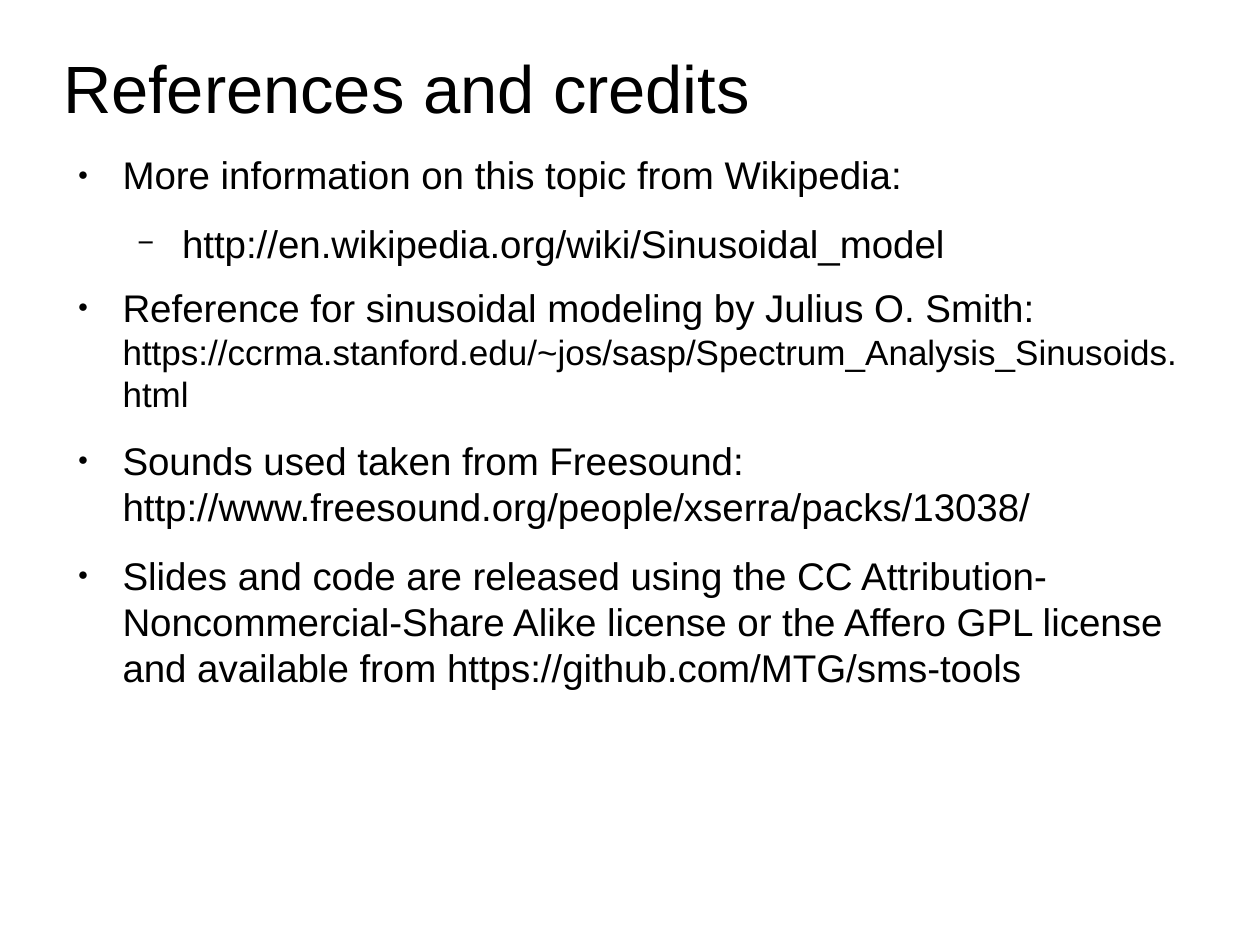
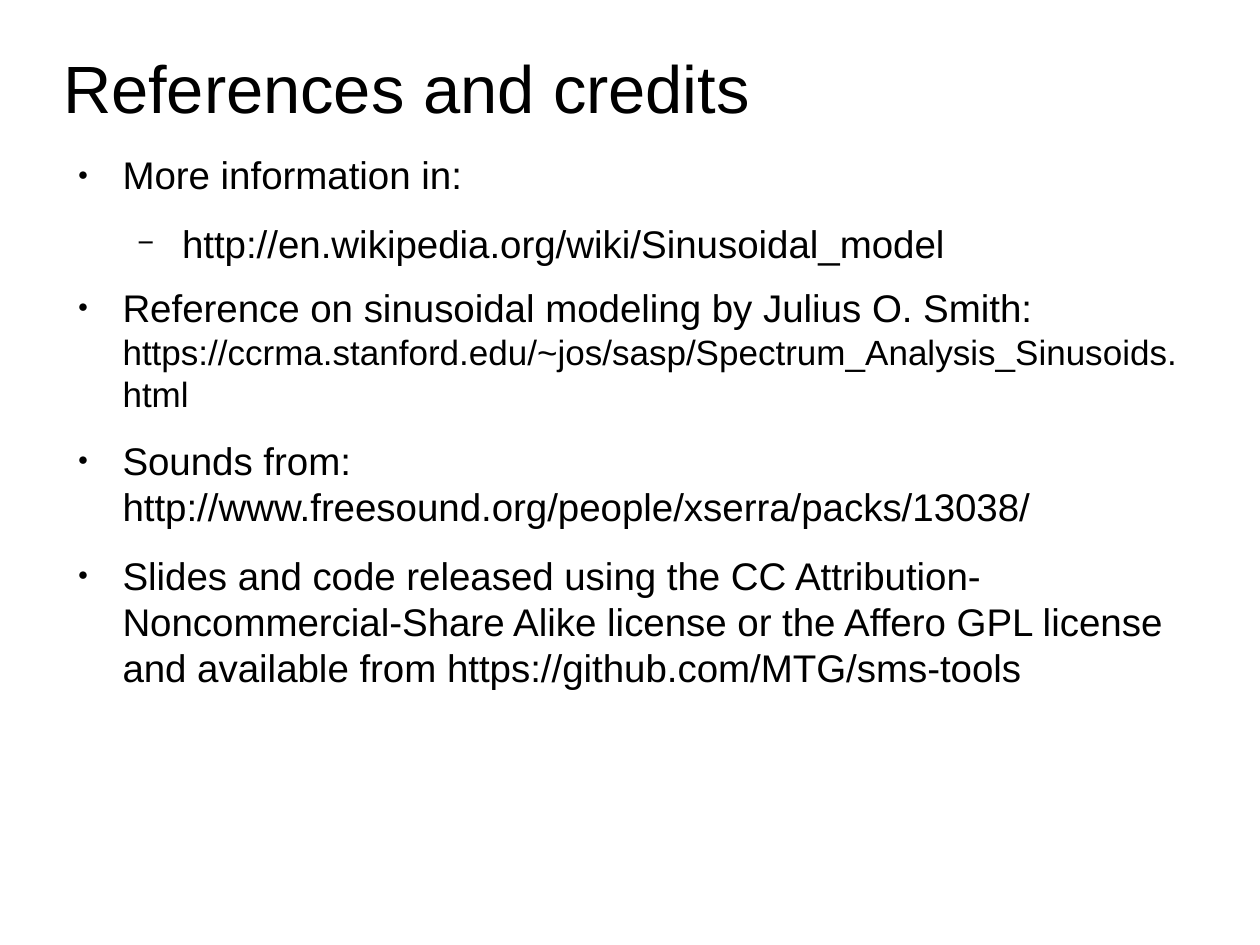
Before and after one commit to MTG/sms-tools, a slide deck: slide 22 of lectures/5-Sinusoidal-model/Sinusoidal-Model-1.odp. Drawn at 1260x945 pixels with LibreOffice and Linux fonts; fonts in the diff are those of the drawing. Boxes give left, top, right and bottom in pixels: in the first picture for what was removed or moved away, otherwise in the second. Text is boxed around its words. In the diff, an @@ line names an element or a change of style, - is before the commit and + after.

Commit message:
changes to lectures

```diff
--- a/lectures/5-Sinusoidal-model/Sinusoidal-Model-1.odp
+++ b/lectures/5-Sinusoidal-model/Sinusoidal-Model-1.odp
@@ text at box(123, 161, 462, 190): text changed @@
-● More information on this topic from Wikipedia:
+● More information in:
@@ text at box(123, 294, 1177, 690): text changed @@
-● Reference for sinusoidal modeling by Julius O. Smith: https://ccrma.stanford.edu/~jos/sasp/Spectrum_Analysis_Sinusoids.html
-● Sounds used taken from Freesound: http://www.freesound.org/people/xserra/packs/13038/
-● Slides and code are released using the CC Attribution-Noncommercial-Share Alike license or the Affero GPL license and available from https://github.com/MTG/sms-tools
+● Reference on sinusoidal modeling by Julius O. Smith: https://ccrma.stanford.edu/~jos/sasp/Spectrum_Analysis_Sinusoids.html
+● Sounds from: http://www.freesound.org/people/xserra/packs/13038/
+● Slides and code released using the CC Attribution-Noncommercial-Share Alike license or the Affero GPL license and available from https://github.com/MTG/sms-tools
```
Also in this commit, not shown: 4 other slides changed, 13 other files.
